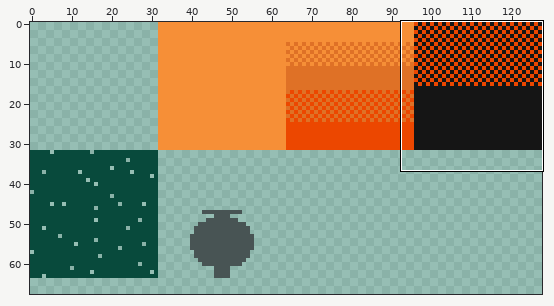
File history of a pixel-art file, data/art/tiles001bg.ase. Above, an overview of the earlier version with the close-up marked.
Close-up. Earlier state:
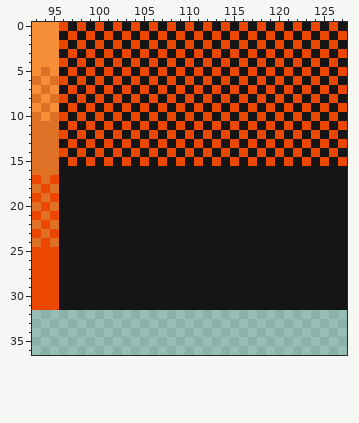
128x128 pixels, 1 frame. Shown: x 93..127, y 0..36. The wide view leaves out empty margins.
Now the later version:
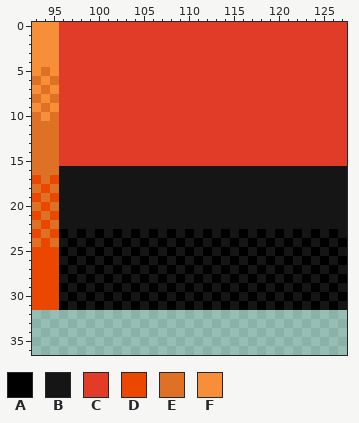
Palette (. is transparent): A #000000  B #151515  C #e03c28  D #ec4700  E #df7126  F #f68f37
From the commit log: skybox and map bounds col
The exact change:
y 0: x 96..127 DBDBDBDBDBDBDBDBDBDBDBDBDBDBDBDB -> CCCCCCCCCCCCCCCCCCCCCCCCCCCCCCCC
y 1: x 96..127 BDBDBDBDBDBDBDBDBDBDBDBDBDBDBDBD -> CCCCCCCCCCCCCCCCCCCCCCCCCCCCCCCC
y 2: x 96..127 DBDBDBDBDBDBDBDBDBDBDBDBDBDBDBDB -> CCCCCCCCCCCCCCCCCCCCCCCCCCCCCCCC
y 3: x 96..127 BDBDBDBDBDBDBDBDBDBDBDBDBDBDBDBD -> CCCCCCCCCCCCCCCCCCCCCCCCCCCCCCCC
y 4: x 96..127 DBDBDBDBDBDBDBDBDBDBDBDBDBDBDBDB -> CCCCCCCCCCCCCCCCCCCCCCCCCCCCCCCC
y 5: x 96..127 BDBDBDBDBDBDBDBDBDBDBDBDBDBDBDBD -> CCCCCCCCCCCCCCCCCCCCCCCCCCCCCCCC
y 6: x 96..127 DBDBDBDBDBDBDBDBDBDBDBDBDBDBDBDB -> CCCCCCCCCCCCCCCCCCCCCCCCCCCCCCCC
y 7: x 96..127 BDBDBDBDBDBDBDBDBDBDBDBDBDBDBDBD -> CCCCCCCCCCCCCCCCCCCCCCCCCCCCCCCC
y 8: x 96..127 DBDBDBDBDBDBDBDBDBDBDBDBDBDBDBDB -> CCCCCCCCCCCCCCCCCCCCCCCCCCCCCCCC
y 9: x 96..127 BDBDBDBDBDBDBDBDBDBDBDBDBDBDBDBD -> CCCCCCCCCCCCCCCCCCCCCCCCCCCCCCCC
y 10: x 96..127 DBDBDBDBDBDBDBDBDBDBDBDBDBDBDBDB -> CCCCCCCCCCCCCCCCCCCCCCCCCCCCCCCC
y 11: x 96..127 BDBDBDBDBDBDBDBDBDBDBDBDBDBDBDBD -> CCCCCCCCCCCCCCCCCCCCCCCCCCCCCCCC
y 12: x 96..127 DBDBDBDBDBDBDBDBDBDBDBDBDBDBDBDB -> CCCCCCCCCCCCCCCCCCCCCCCCCCCCCCCC
y 13: x 96..127 BDBDBDBDBDBDBDBDBDBDBDBDBDBDBDBD -> CCCCCCCCCCCCCCCCCCCCCCCCCCCCCCCC
y 14: x 96..127 DBDBDBDBDBDBDBDBDBDBDBDBDBDBDBDB -> CCCCCCCCCCCCCCCCCCCCCCCCCCCCCCCC
y 15: x 96..127 BDBDBDBDBDBDBDBDBDBDBDBDBDBDBDBD -> CCCCCCCCCCCCCCCCCCCCCCCCCCCCCCCC
y 23: x 96 B -> A; x 98 B -> A; x 100 B -> A; x 102 B -> A; x 104 B -> A; x 106 B -> A; x 108 B -> A; x 110 B -> A; x 112 B -> A; x 114 B -> A; x 116 B -> A; x 118 B -> A; x 120 B -> A; x 122 B -> A; x 124 B -> A; x 126 B -> A
y 24: x 97 B -> A; x 99 B -> A; x 101 B -> A; x 103 B -> A; x 105 B -> A; x 107 B -> A; x 109 B -> A; x 111 B -> A; x 113 B -> A; x 115 B -> A; x 117 B -> A; x 119 B -> A; x 121 B -> A; x 123 B -> A; x 125 B -> A; x 127 B -> A
y 25: x 96 B -> A; x 98 B -> A; x 100 B -> A; x 102 B -> A; x 104 B -> A; x 106 B -> A; x 108 B -> A; x 110 B -> A; x 112 B -> A; x 114 B -> A; x 116 B -> A; x 118 B -> A; x 120 B -> A; x 122 B -> A; x 124 B -> A; x 126 B -> A
y 26: x 97 B -> A; x 99 B -> A; x 101 B -> A; x 103 B -> A; x 105 B -> A; x 107 B -> A; x 109 B -> A; x 111 B -> A; x 113 B -> A; x 115 B -> A; x 117 B -> A; x 119 B -> A; x 121 B -> A; x 123 B -> A; x 125 B -> A; x 127 B -> A
y 27: x 96 B -> A; x 98 B -> A; x 100 B -> A; x 102 B -> A; x 104 B -> A; x 106 B -> A; x 108 B -> A; x 110 B -> A; x 112 B -> A; x 114 B -> A; x 116 B -> A; x 118 B -> A; x 120 B -> A; x 122 B -> A; x 124 B -> A; x 126 B -> A
y 28: x 97 B -> A; x 99 B -> A; x 101 B -> A; x 103 B -> A; x 105 B -> A; x 107 B -> A; x 109 B -> A; x 111 B -> A; x 113 B -> A; x 115 B -> A; x 117 B -> A; x 119 B -> A; x 121 B -> A; x 123 B -> A; x 125 B -> A; x 127 B -> A
y 29: x 96 B -> A; x 98 B -> A; x 100 B -> A; x 102 B -> A; x 104 B -> A; x 106 B -> A; x 108 B -> A; x 110 B -> A; x 112 B -> A; x 114 B -> A; x 116 B -> A; x 118 B -> A; x 120 B -> A; x 122 B -> A; x 124 B -> A; x 126 B -> A
y 30: x 97 B -> A; x 99 B -> A; x 101 B -> A; x 103 B -> A; x 105 B -> A; x 107 B -> A; x 109 B -> A; x 111 B -> A; x 113 B -> A; x 115 B -> A; x 117 B -> A; x 119 B -> A; x 121 B -> A; x 123 B -> A; x 125 B -> A; x 127 B -> A
y 31: x 96 B -> A; x 98 B -> A; x 100 B -> A; x 102 B -> A; x 104 B -> A; x 106 B -> A; x 108 B -> A; x 110 B -> A; x 112 B -> A; x 114 B -> A; x 116 B -> A; x 118 B -> A; x 120 B -> A; x 122 B -> A; x 124 B -> A; x 126 B -> A
Changed places in both close-ups, as pixel boxes (x1, y1, x2, y2):
changed: (59, 22, 347, 166)
changed: (59, 229, 347, 310)
